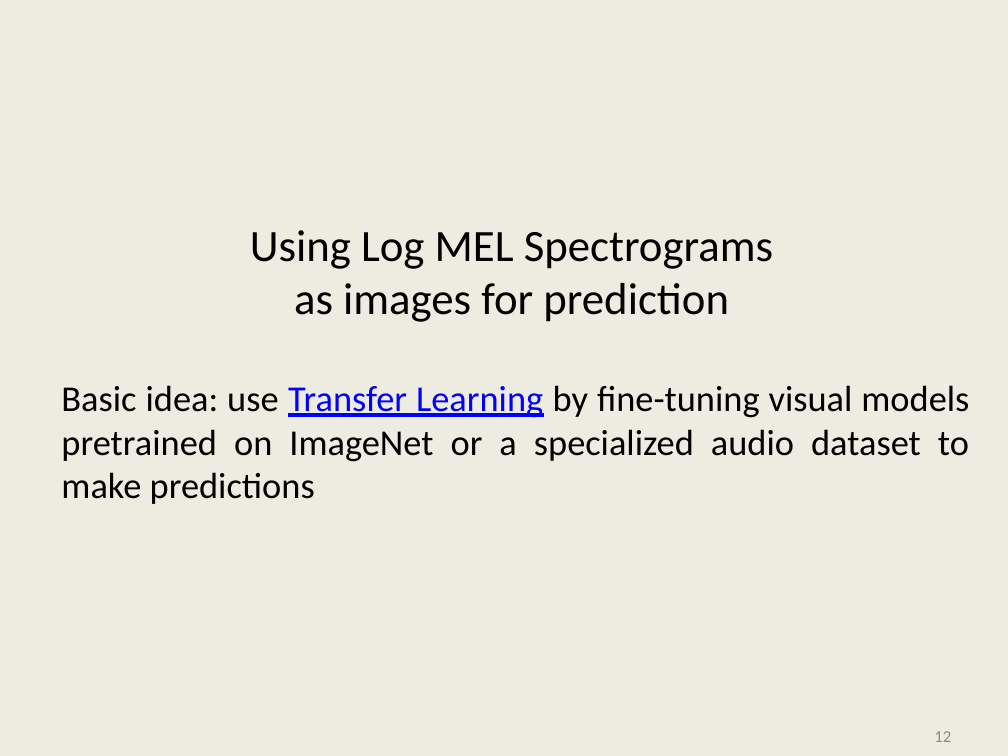
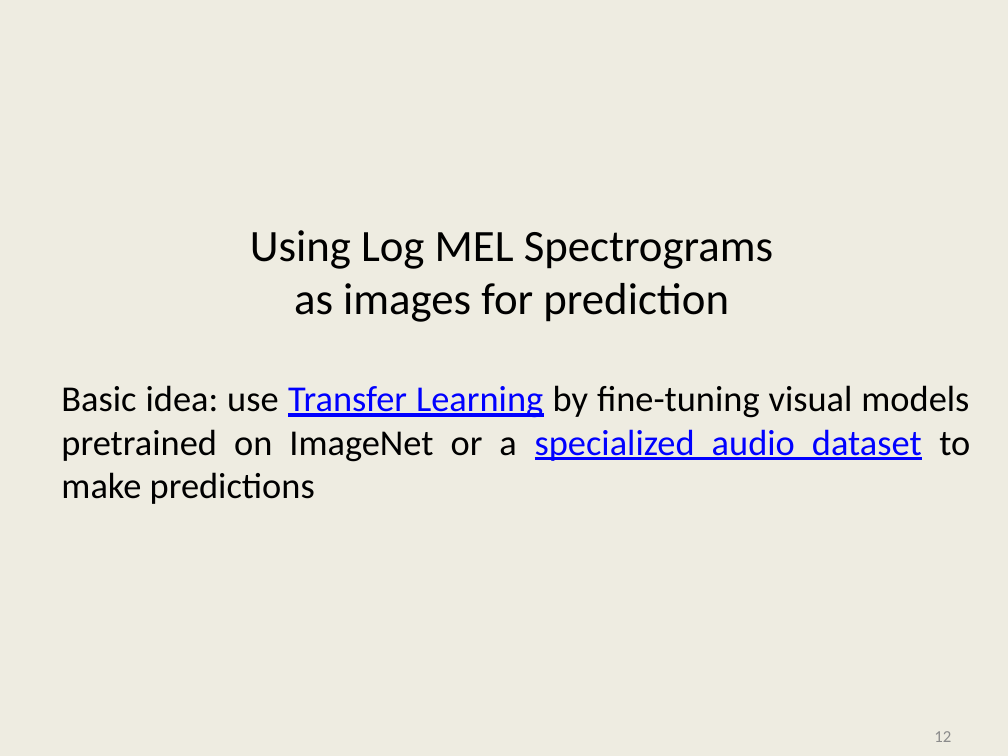
Before and after one commit to kriventsov/kaggle-2020-Cornell-Birdcall-Identification-presentation, a slide deck: slide 12 of Cornell Birdcall.pptx. Drawn at 1008x756 pixels with LibreOffice and Linux fonts; fonts in the diff are those of the drawing; background and template pictures are left out. Boxes give left, top, right and bottom in pixels: in the first picture for what was removed or moved away, otherwise in the second. Text is boxed around its words. In the diff, an @@ line names an element or a change of style, - is before the commit and + after.

```diff
--- a/Cornell Birdcall.pptx
+++ b/Cornell Birdcall.pptx
@@ text "Basic idea: use Transfer Learning ..." at [61,385,970,504]: text colour #000000 to #0000FF, underline on in "specialized audio dataset" @@
```
Also in this commit, not shown: 2 other slides changed.
